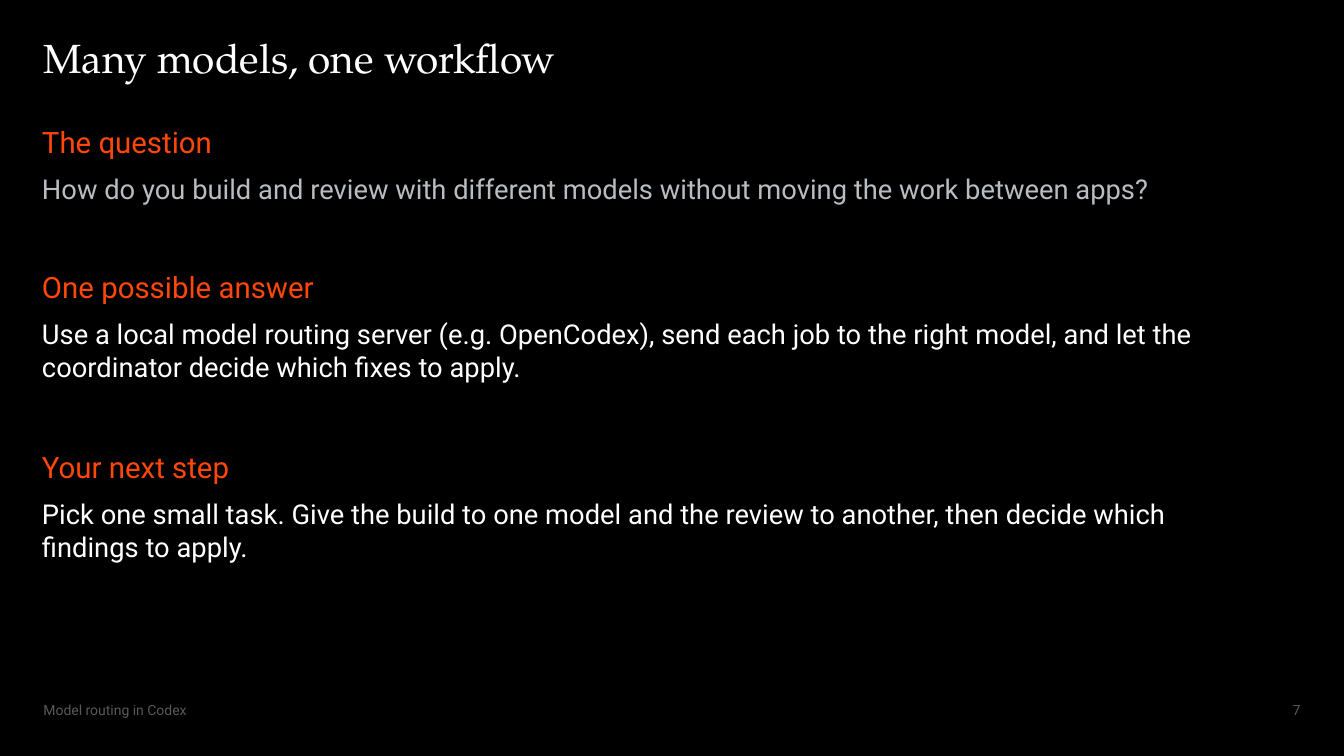
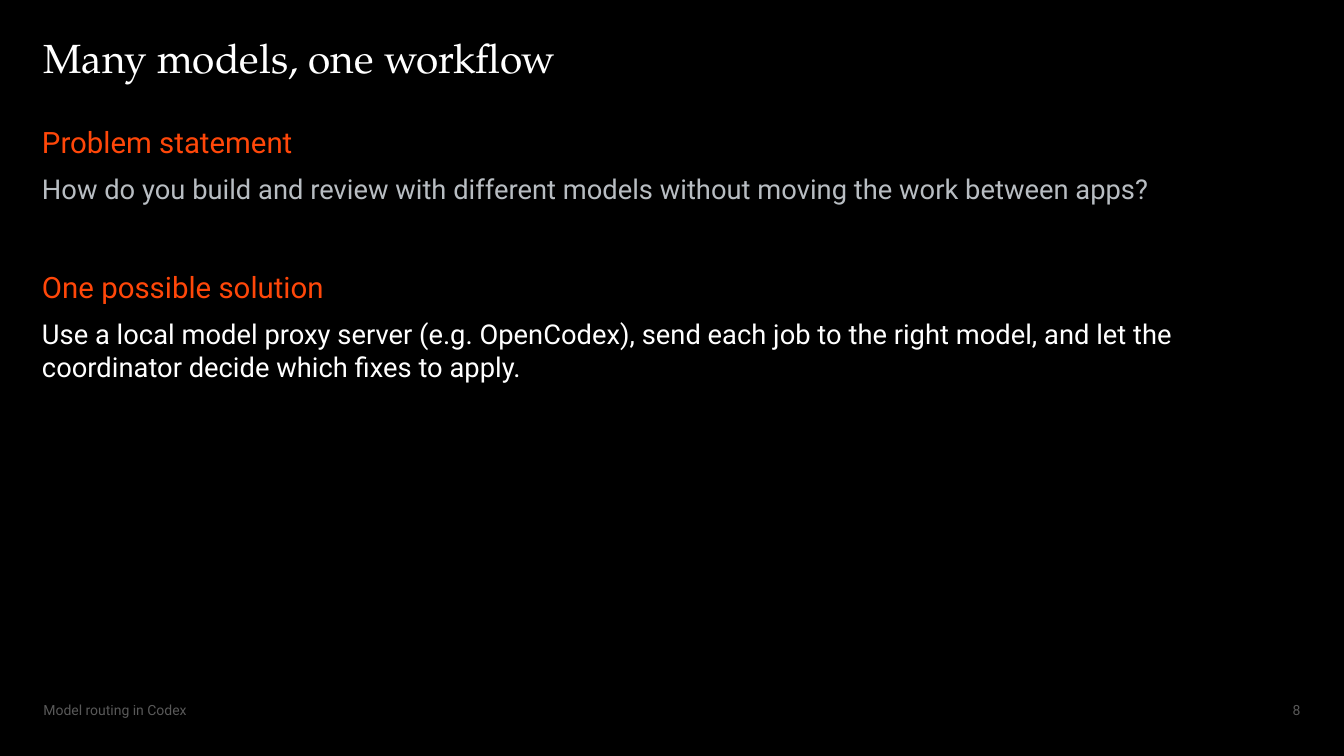
Before and after one commit to Max-FM/RDP-Train-the-Trainer-Workshop-2026, a slide deck: slide 8 of presentation/model-routing.pptx (slide 7 before the commit). Drawn at 1344x756 pixels with LibreOffice and Linux fonts; fonts in the diff are those of the drawing. Boxes give left, top, right and bottom in pixels: in the first picture for what was removed or moved away, otherwise in the second. Text is boxed around its words. In the diff, an @@ line names an element or a change of style, - is before the commit and + after.

Commit message:
feat(presentation): explain proxy request flow

```diff
--- a/presentation/model-routing.pptx
+++ b/presentation/model-routing.pptx
@@ text at (42,131,292,154): text changed @@
-The question
+Problem statement
@@ text at (42,276,324,304): text changed @@
-One possible answer
+One possible solution
@@ text at (42,322,1171,383): text changed @@
-Use a local model routing server (e.g. OpenCodex), send each job to the right model, and let the coordinator decide which fixes to apply.
+Use a local model proxy server (e.g. OpenCodex), send each job to the right model, and let the coordinator decide which fixes to apply.
@@ text removed at (42,457,229,484) @@
-Your next step
@@ text removed at (42,503,1165,563) @@
-Pick one small task. Give the build to one model and the review to another, then decide which findings to apply.
@@ page number at (1293,705,1301,715): text changed @@
-7
+8
```
Also in this commit, not shown: 1 slide added, 4 other files.
